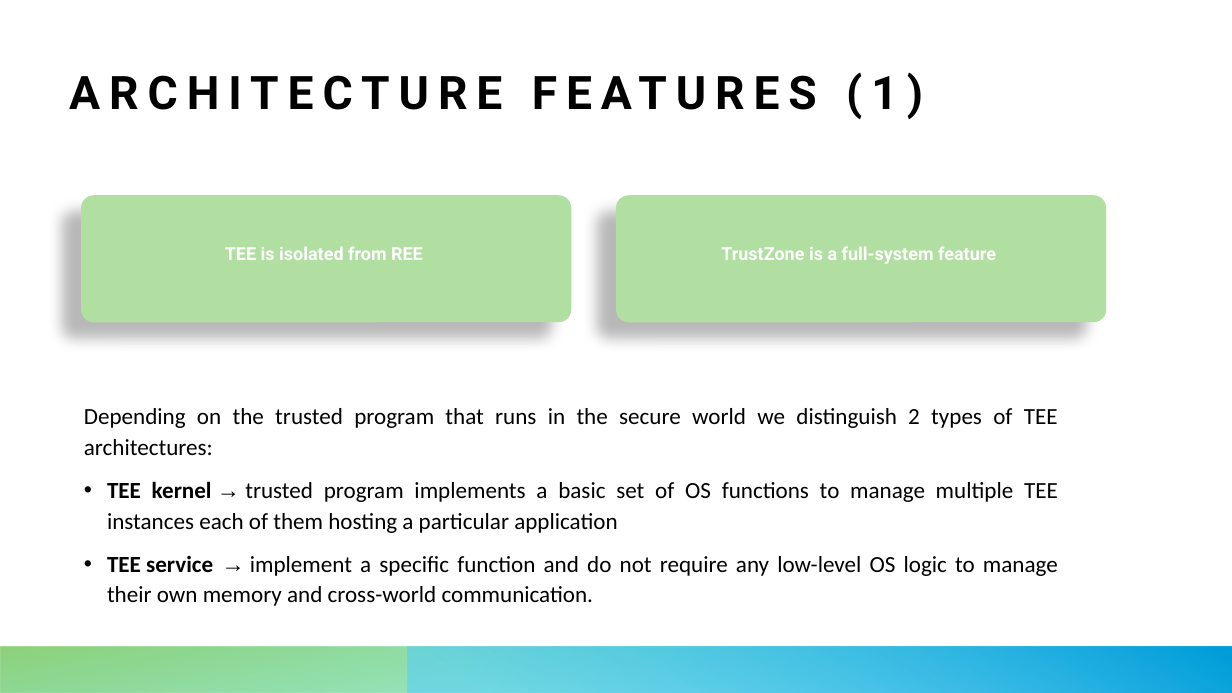
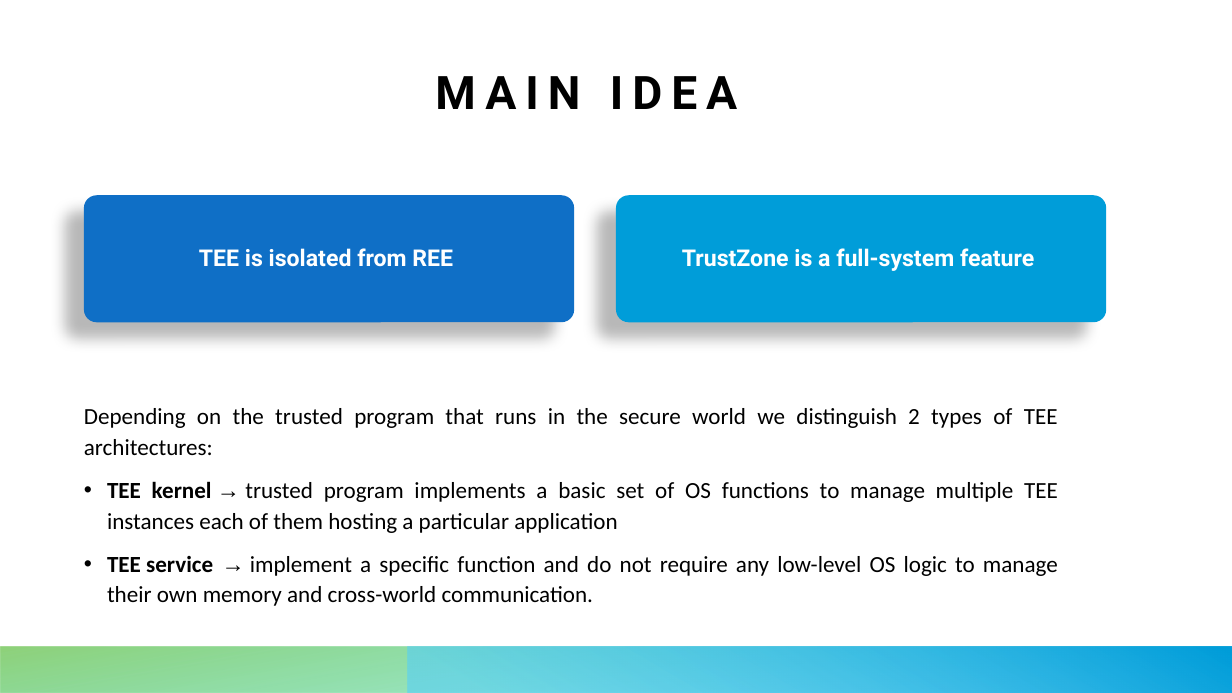
Before and after one commit to leonardopoggiani/Appunti, a slide deck: slide 18 of ComputerArchitecture/Presentazione/Presentazione_2.pptx. Drawn at 1232x693 pixels with LibreOffice and Linux fonts; fonts in the diff are those of the drawing. Boxes give left, top, right and bottom in pixels: in the first picture for what was removed or moved away, otherwise in the second. Text is boxed around its words. In the diff, an @@ line names an element or a change of style, - is before the commit and + after.

```diff
--- a/ComputerArchitecture/Presentazione/Presentazione_2.pptx
+++ b/ComputerArchitecture/Presentazione/Presentazione_2.pptx
@@ title at bbox=[435, 76, 737, 109]: text changed @@
-ARCHITECTURE FEATURES (1)
+MAIN IDEA
@@ rounded rectangle "TEE is isolated from REE" at bbox=[84, 195, 575, 322]: size 14 to 18 pt; fill #B0DFA1 to #0F6FC6 @@
@@ rounded rectangle "TrustZone is a full-system feature" at bbox=[616, 195, 1107, 322]: size 14 to 18 pt; fill #B0DFA1 to #009DD9 @@
```
Also in this commit, not shown: 24 other slides changed, 9 slides added, 7 slides removed, 3 other files.
